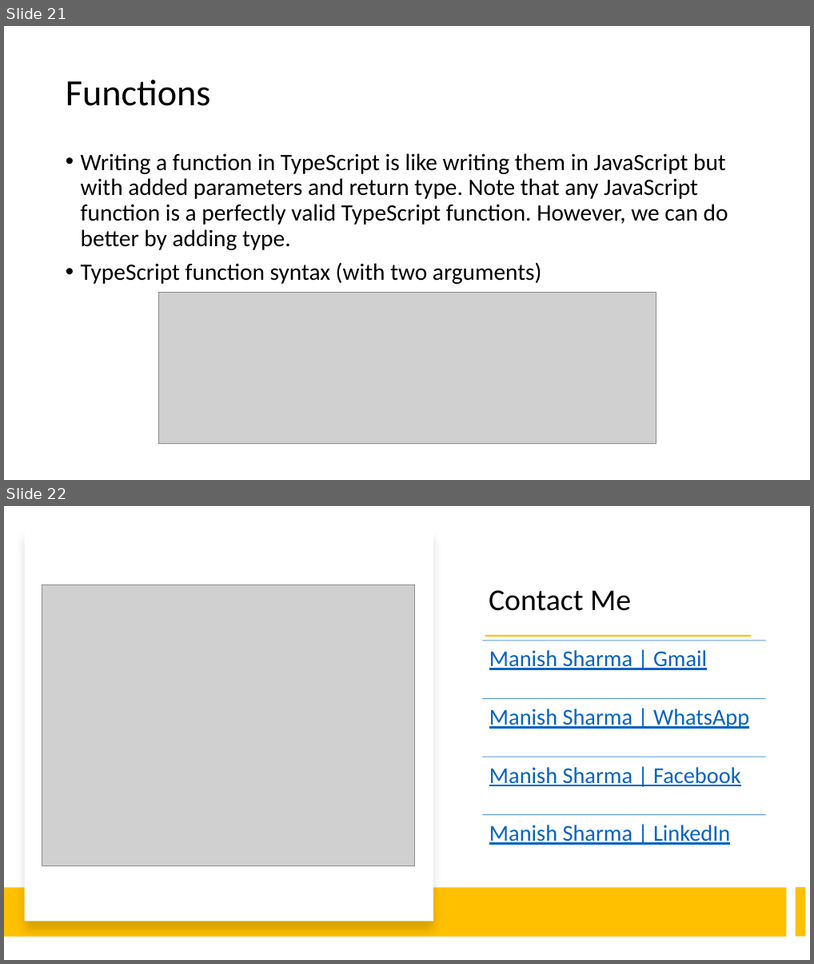
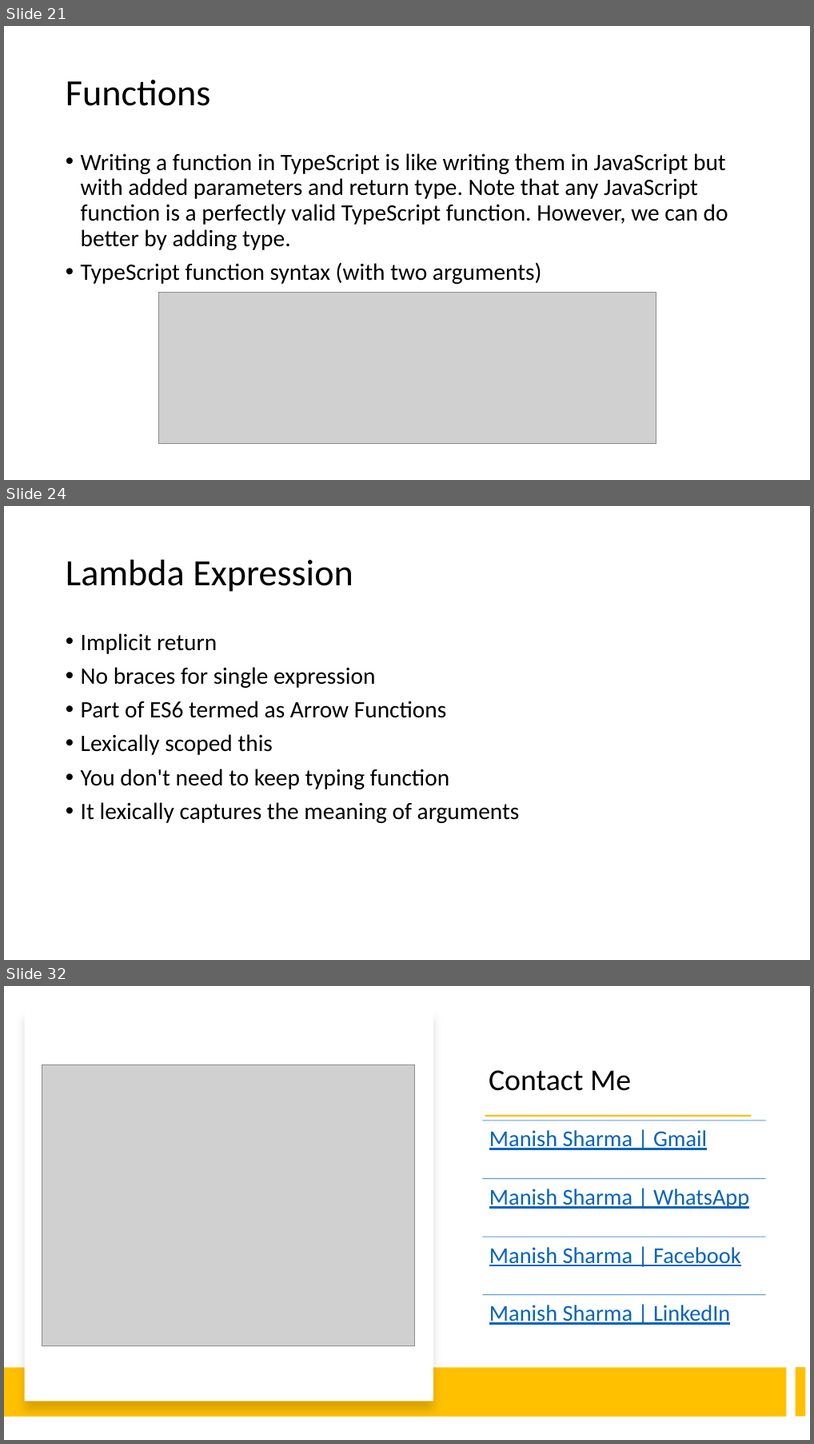
Before and after one commit to manishvbn/TypeScript_Jul22, a slide deck: Notes/TypeScript.pptx. Shown one above the other, each under a label of ours: slides 21 and 22 before the commit, slides 21, 24 and 32 after it; the slides between them are not shown. The pictures are 814x964 and 814x1444 pixels, drawn with LibreOffice and Linux fonts; fonts in the diff are those of the drawing; grey boxes stand for pictures. Boxes give left, top, right and bottom in pixels: in the first picture for what was removed or moved away, otherwise in the second. Text is boxed around its words. In the diff, an @@ line names an element or a change of style, - is before the commit and + after.

```diff
--- a/Notes/TypeScript.pptx
+++ b/Notes/TypeScript.pptx
@@ slide 24 added at bbox=[4, 506, 810, 960], background #FFFFFF @@
@@ title added at bbox=[66, 560, 354, 592], 44 pt, text #000000 @@
+Lambda Expression
@@ text added at bbox=[81, 633, 520, 823], 28 pt, text #000000 @@
+• Implicit return
+• No braces for single expression
+• Part of ES6 termed as Arrow Functions
+• Lexically scoped this
+• You don't need to keep typing function
+• It lexically captures the meaning of arguments
@@ what was slide 22 is now slide 32 @@
```
Also in this commit, not shown: 9 other slides added.
